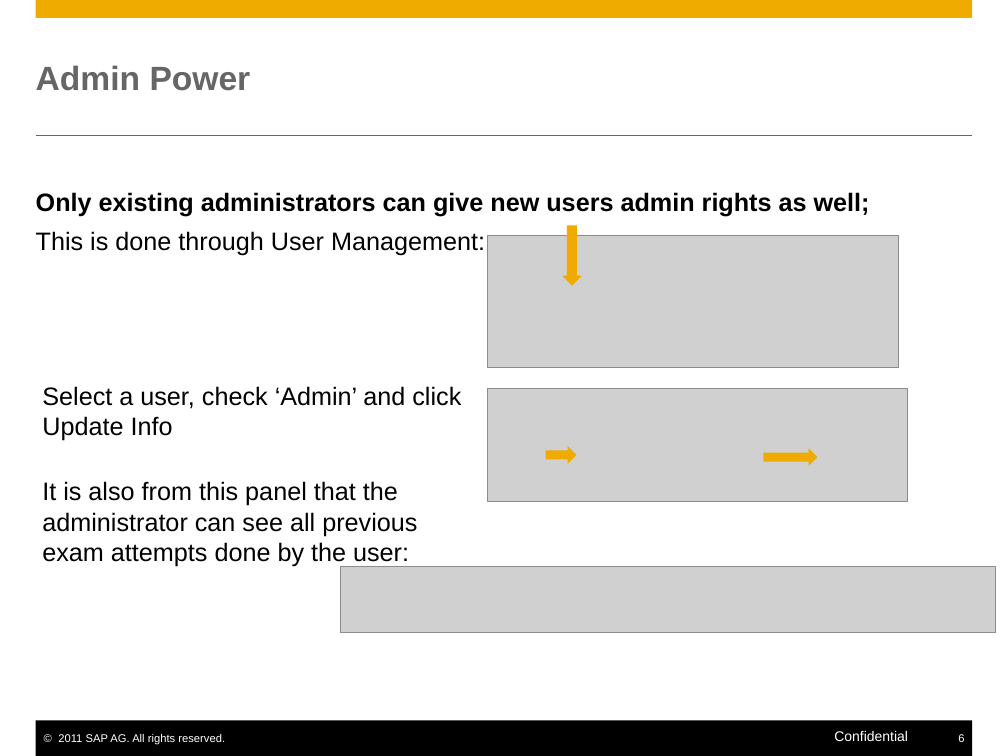
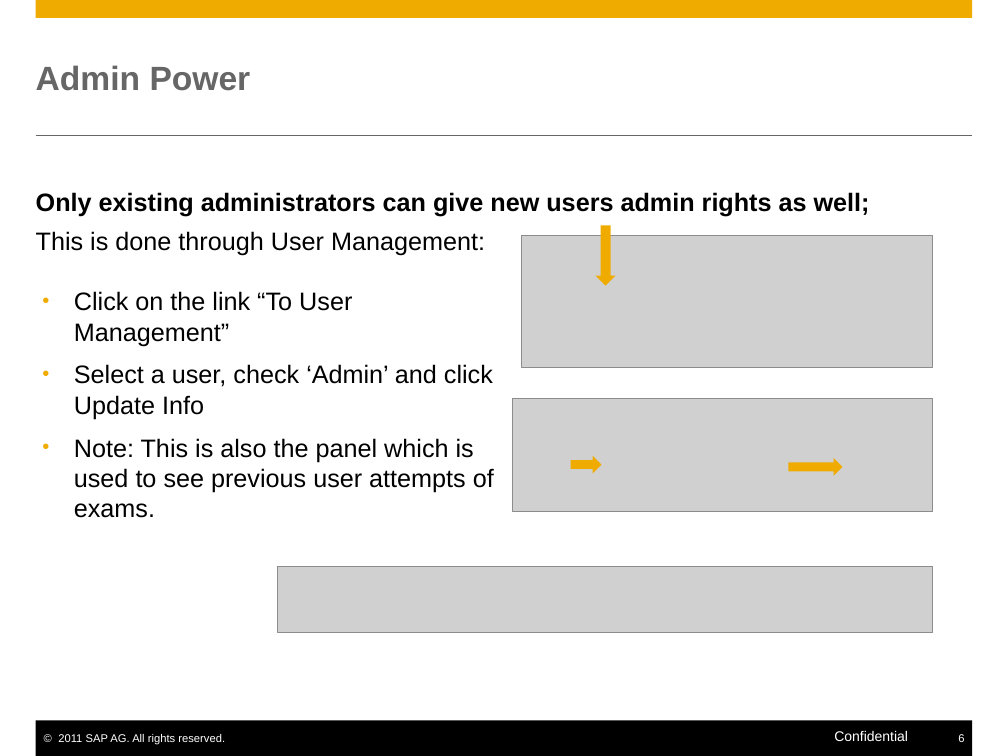
Before and after one commit to evanlouie/EXAM_system, a slide deck: slide 6 of The Exam System - User Guide.pptx. Drawn at 1008x756 pixels with LibreOffice and Linux fonts; fonts in the diff are those of the drawing; grey boxes stand for pictures. Boxes give left, top, right and bottom in pixels: in the first picture for what was removed or moved away, otherwise in the second. Text is boxed around its words. In the diff, an @@ line names an element or a change of style, - is before the commit and + after.

```diff
--- a/The Exam System - User Guide.pptx
+++ b/The Exam System - User Guide.pptx
@@ picture: place and size @@
-picture at [488,236,899,367]
+picture at [521,236,932,367]
@@ down arrow: place and size @@
-down arrow at [562,226,583,286]
+down arrow at [596,226,616,286]
@@ text "Click on the link “To ...": place and size @@
-text "Click on the link “To ..." at [42,386,461,441]
+text "Click on the link “To ..." at [74,291,494,518]
@@ text at [74,291,352,346]: paragraph added @@
+• Click on the link “To User Management”
@@ text at [74,364,493,419]: bullet none to • @@
@@ text at [74,438,494,518]: paragraph added @@
+• Note: This is also the panel which is used to see previous user attempts of exams.
@@ 2 right arrows, 1 picture: place and size @@
-2 right arrows, 1 picture at [488,388,908,501]
+2 right arrows, 1 picture at [512,398,932,511]
@@ text removed at [42,481,417,567] @@
-It is also from this panel that the administrator can see all previous exam attempts done by the user:
@@ picture: place and size @@
-picture at [341,566,996,632]
+picture at [277,566,932,632]
```
Also in this commit, not shown: 8 other slides changed, 2 slides added, 3 other files.
